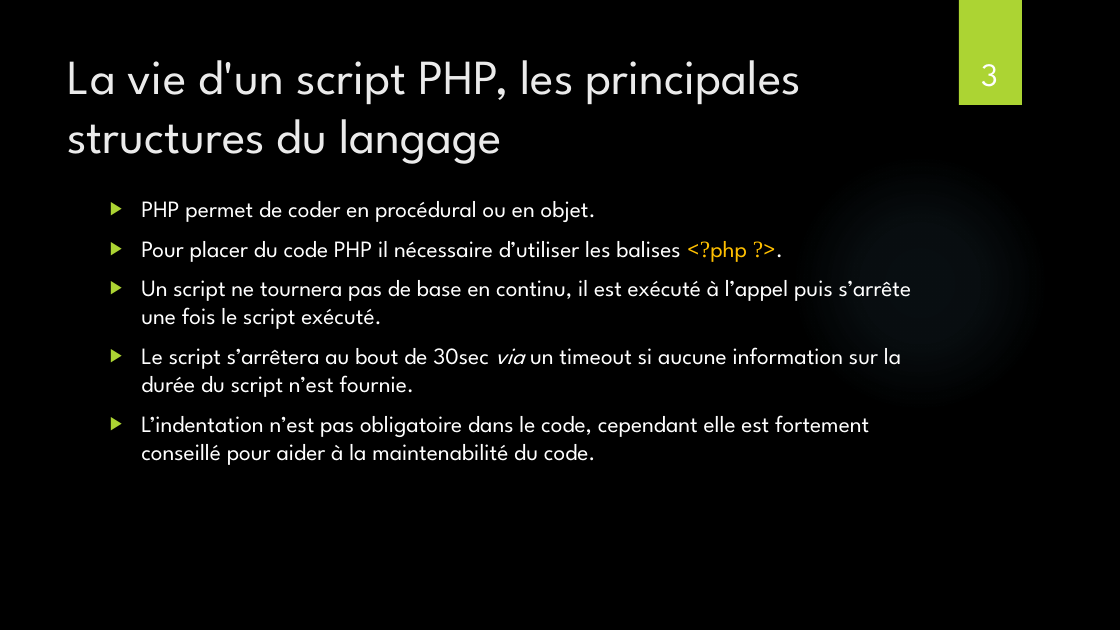
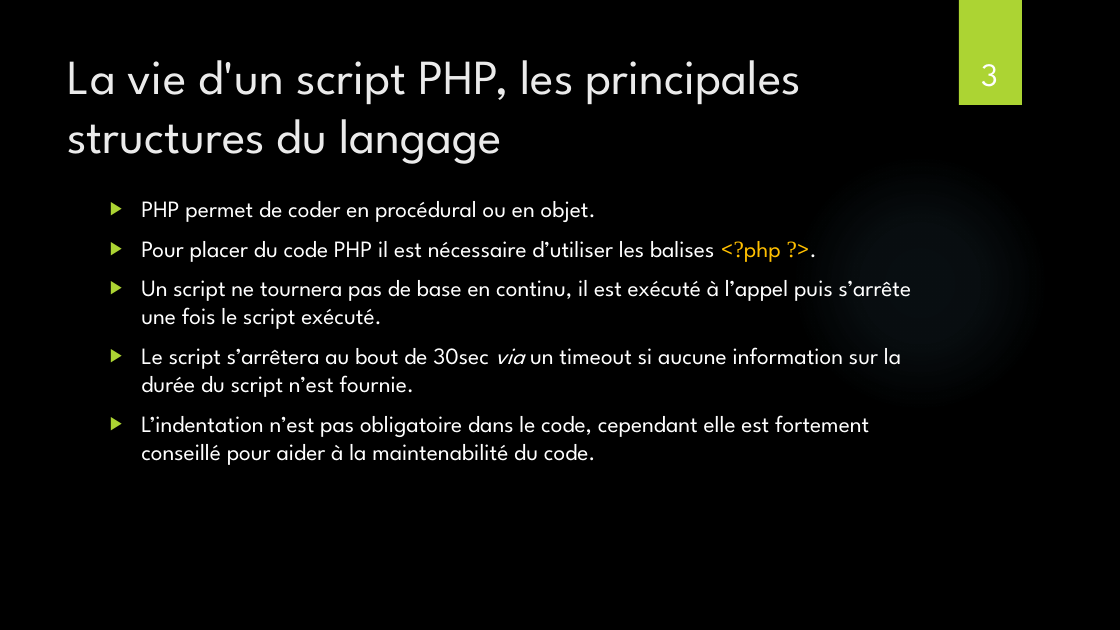
Before and after one commit to NideXTC/formations, a slide deck: slide 3 of PHP/PPT/2 - Formation PHP -les fondements de PHP.pptx. Drawn at 1120x630 pixels with LibreOffice and Linux fonts; fonts in the diff are those of the drawing; background and template pictures are left out. Boxes give left, top, right and bottom in pixels: in the first picture for what was removed or moved away, otherwise in the second. Text is boxed around its words. In the diff, an @@ line names an element or a change of style, - is before the commit and + after.

```diff
--- a/PHP/PPT/2 - Formation PHP -les fondements de PHP.pptx
+++ b/PHP/PPT/2 - Formation PHP -les fondements de PHP.pptx
@@ text at [141,241,781,262]: text changed @@
-▶ Pour placer du code PHP il nécessaire d’utiliser les balises <?php ?>.
+▶ Pour placer du code PHP il est nécessaire d’utiliser les balises <?php ?>.
```
Also in this commit, not shown: 1 other file.
